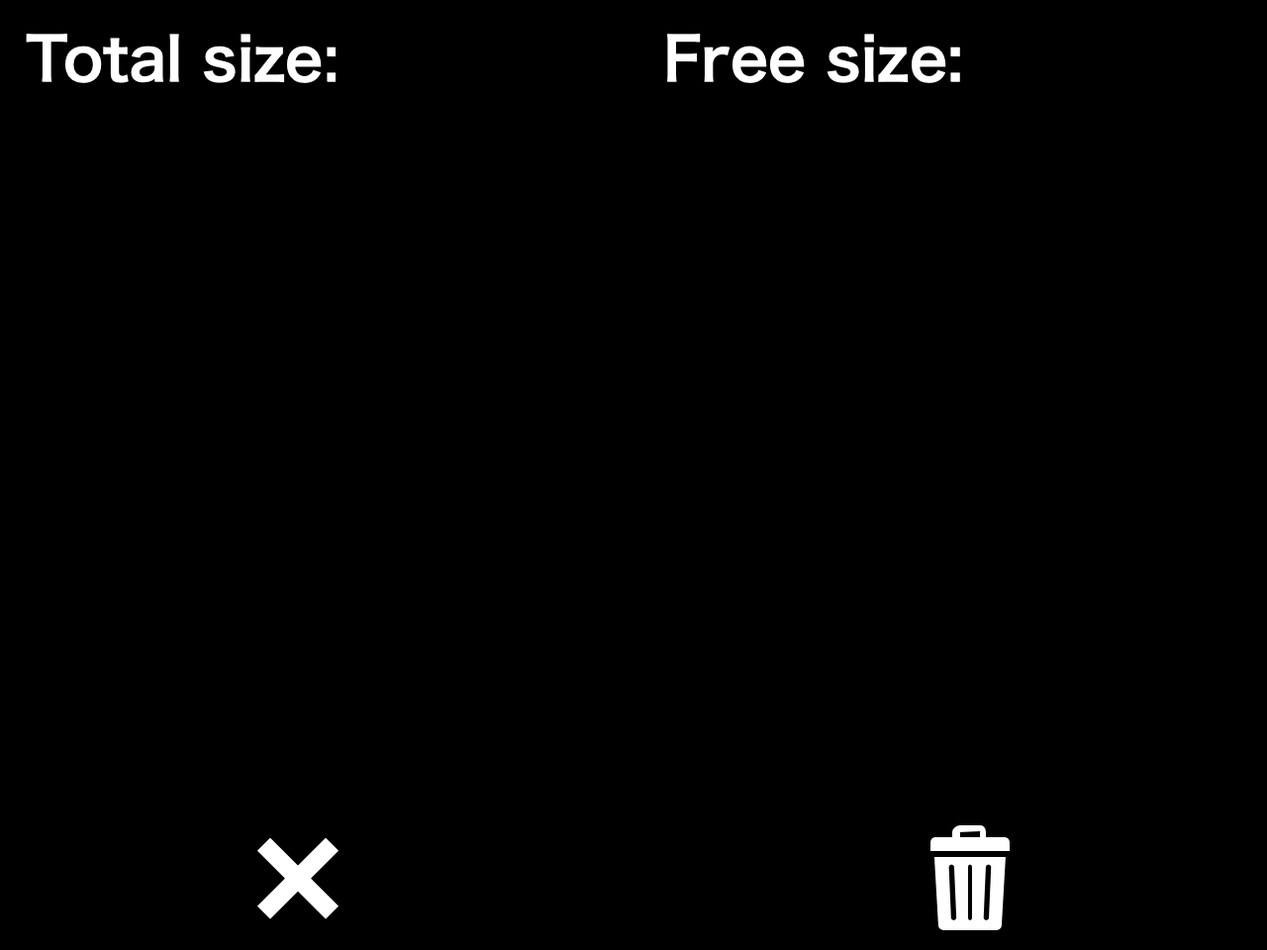
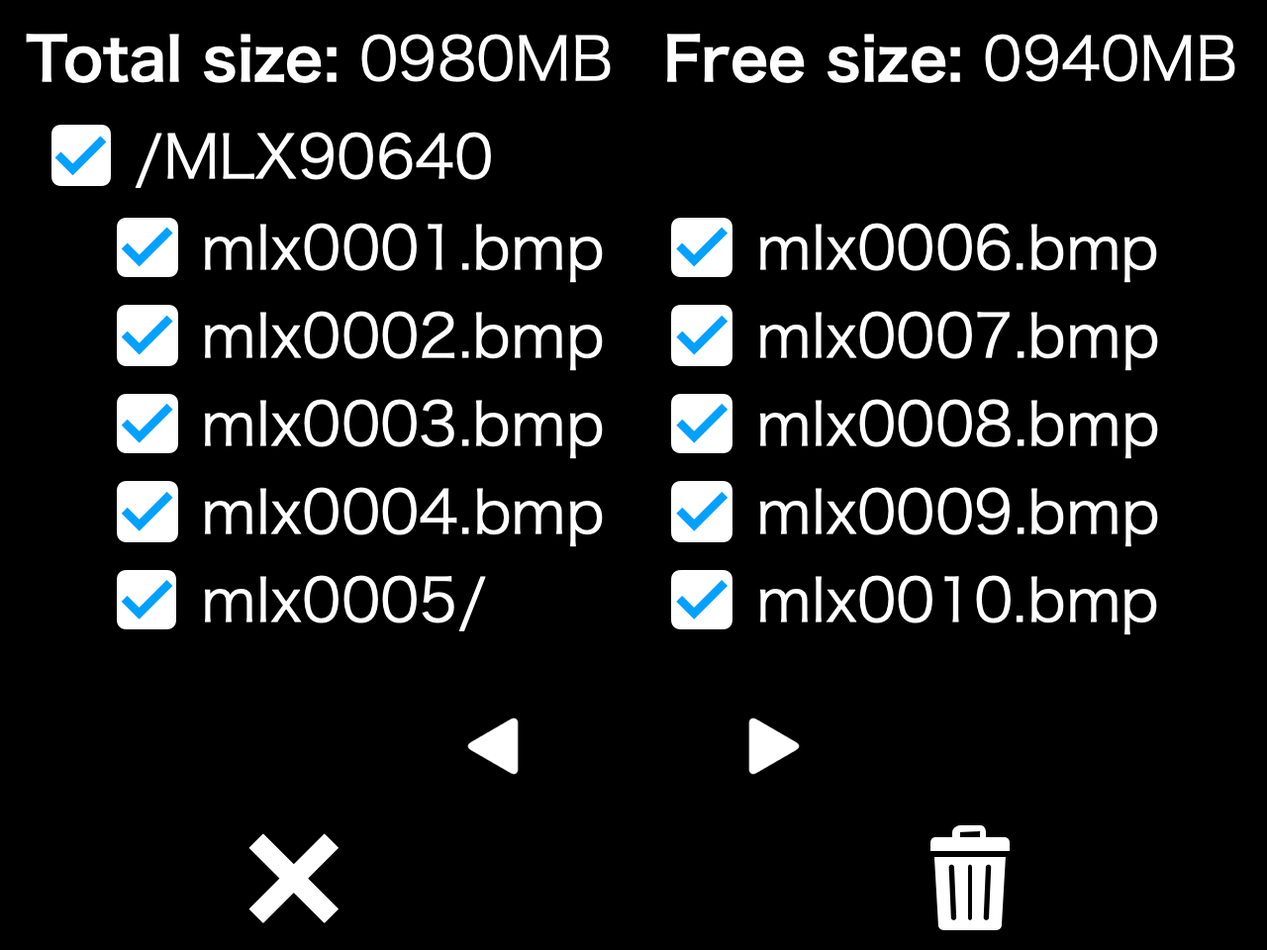
Two versions of the same layered image (w=1267, h=950). Layer-by-layer changes:
renamed "Layer 2" to "Layer 1", painted on it over left=51, top=33, right=1236, bottom=924
removed layer "Layer 4" over left=51, top=33, right=1236, bottom=924
